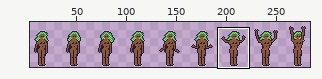
Sprite sheet -- assets/plants/Dryad.png. The first picture is a wide view before the edit; the outline marks the close-up.
Close-up. Before the commit:
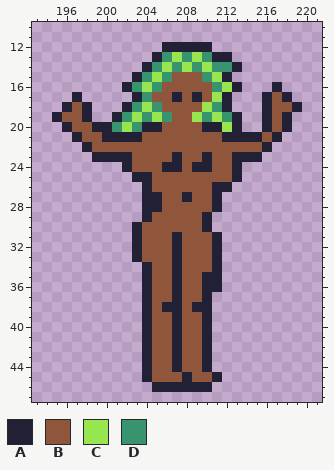
The file is 288x48 pixels. Shown: x 193..221, y 10..47. The wide view leaves out empty margins. The commit also changed other parts of the picture, which this record leaves out.
Palette (. is transparent): A #222034  B #8f563b  C #99e550  D #37946e
Now the later version:
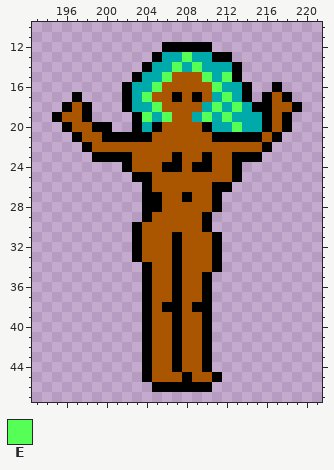
Colours new in this view: E #55ff55
What changed:
@@ palette @@
-A #222034
+A #000000
-B #8f563b
+B #aa5500
-D #37946e
+D #00aaaa
@@ x 199..217 @@
 12 .......AAAAA.......
-13 ......ADCDCDAA.....
-14 .....ADCDCDCDDA....
-15 ....ADCDBBBDCA.....
-16 ...ADCDBBBBBDCA...A
-17 ....ADBBABABCA...AB
-18 ...ADCDBBBBCDA...AB
-19 ..ADCDCDBBCDCDA..AB
-20 AADCDAABBBBAACA..AB
-21 BAAAABBBBBBBBAAAABA
+13 ......ADDEDDAA.....
+14 .....ADDEDEDDDA....
+15 ....ADDEBBBEDEA....
+16 ...ADDEBBBBBEDDA..A
+17 ...ADEBBABABDEDA.AB
+18 ...ADDEBBBBDEDEDAAB
+19 ....AEDEBBDEDEDDDAB
+20 AA..ADABBBBADDEDDAB
+21 BAAAAABBBBBBAAAAABA
 22 BBBBBBBBBBBBBBBBBA.
@@ x 209..213 @@
 34 BBA..
-35 BAA..
-36 BAA..
+35 BA...
+36 BA...
 37 BA...
Pixel boxes of the changes (left, top, right, bottom) in both close-ups:
changed: (52, 42, 302, 392)
